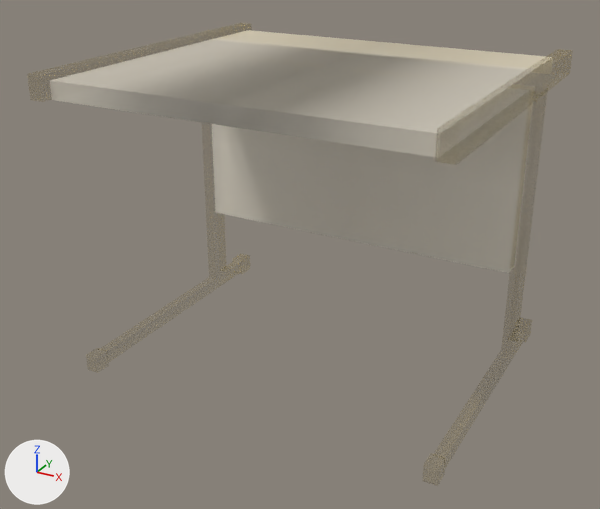
Before and after pictures for a commit that changed the FBX model Assets/Props3DModels/MesinhaProfessor.fbx.
One viewpoint serves both versions: a camera (50 mm lens) standing at (4.36, -8.1, 5.52) and looking at (-0.1, 0.01, 1.47). The axes (+X, +Y, +Z) are drawn at lower left. The lights are the same throughout.
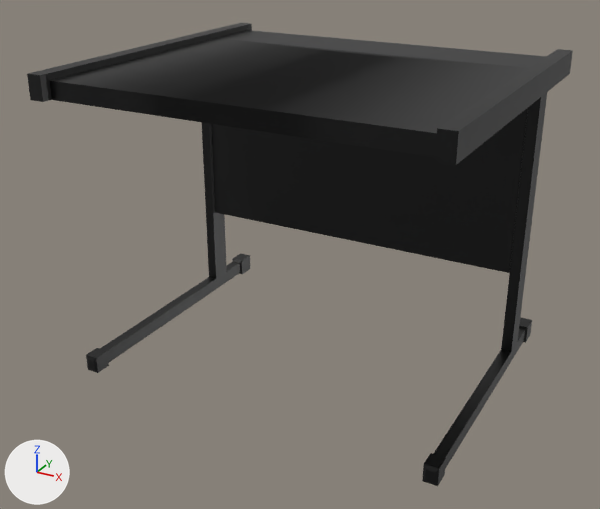
The newer file is also turned or shifted as a whole; pictures and numbers use the older file's frame.

The edits, one by one:
Picture 'pallete Test.png' (img_pallete_test_png) is now built by load_image('pallete Test.png', '../Models/pallete Test.png', 8, 8, 'sRGB') instead of load_image('pallete Test.png', '../Models/pallete Test.png', 8, 8, 'Non-Color').
Material 'Material.003' (mat_material_003) is new.
Its texture is img_pallete_test_png.
Its roughness is 0.4.
me_cube_016 has 190 vertices, 191 faces and spans x -2.35..2.35, y -1.81..2.34, z -0.01..3.76.
me_cube_016 is used by ob_cube; location (0.0, 0.0, 0.0).
me_cube_016 no longer uses material mat_material_001.
me_cube_016 part 1: texture (UV) coordinates of 191 of 191 faces, centred in x -2.35..2.35, y -1.81..2.34, z -0.01..3.76, changed; they spanned u 0.53..0.7, v 0.52..0.6 and now span u 0.53..0.7, v 0.79..0.86.
me_cube_016 now uses material mat_material_003 (picture img_pallete_test_png).

Location of each change, [x1, y1, x2, y2] in pixels of the pictures (600 x 509 px):
'Cube', surface changed, recoloured (grey to black)
    both: [27, 23, 573, 486]
part 1 of me_cube_016, surface changed (grey to black)
    before: [50, 30, 553, 273]
    after: [27, 23, 573, 486]
